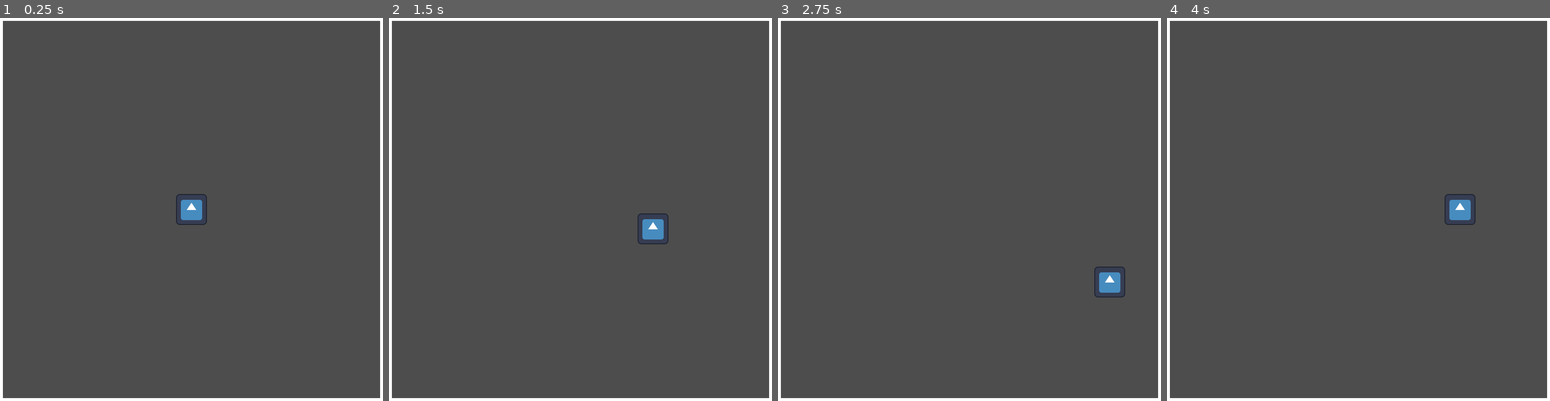
Above: before the commit, frames 1-4 (left to right).
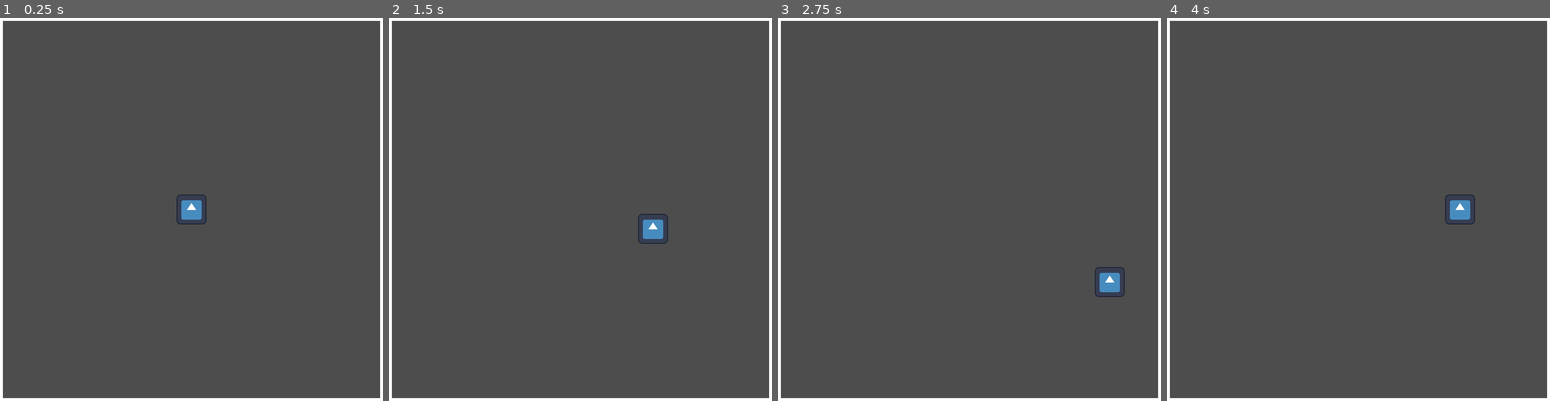
Above: after the commit, the same moments.

Repository: secretly2midgets/frenjam_2025
Game: Godot game, scene res://levels/test_level.tscn
The game is run twice, just before and just after one commit, with the same random seed, the same clock (stepped at 60 frames per second) and the same inputs. The engine's default icon, where the game draws it, is replaced by a stand-in: a white triangle on a blue panel in a dark square.
Inputs:
- Up to frame 1 (0.25 s): no input
- Up to frame 2 (1.5 s): tap Enter at 0.5 s; hold D (move_right) 0.53-1.28 s; hold S (move_down) from 1.28 s (still down)
- Up to frame 3 (2.75 s): release S (move_down) at 2.03 s; hold D (move_right) from 2.03 s (still down)
- Up to frame 4 (4 s): release D (move_right) at 2.78 s; hold W (move_up) 2.78-3.53 s; hold A (move_left) from 3.53 s (still down)

The runs differ from the first frame. In frame 1, 0.1% of the frame differs, in the area x 45-55%, y 45-55%; in frame 2, 0.1%; in frame 3, 0.1%; in frame 4, 0.1%.

Commit message:
Made it so continuous firing works  - fire_rate is a parameter of the player that controls how fast bullets are shot    modify it by powerups and stuff to change that  - Also fixed a bug where bullets spawned too close to player so player was getting bounced backwards

Diff:
--- a/levels/test_level.tscn
+++ b/levels/test_level.tscn
@@ -7,6 +7,7 @@
 
 [node name="player" parent="." instance=ExtResource("1_46lwt")]
 position = Vector2(400, 400)
+scale = Vector2(3, 3)
 
 [node name="walls" type="Node" parent="."]
 
--- a/mobs/bullet/bullet.gd
+++ b/mobs/bullet/bullet.gd
@@ -2,8 +2,8 @@
 
 @export var speed = 800
 
-func start(in_position: Vector2, in_direction: Vector2) -> void:
-	position = in_position + 50*in_direction
+func start(in_position: Vector2, in_direction: Vector2, offset: float) -> void:
+	position = in_position + offset*in_direction
 	velocity = speed*in_direction
 
 func _physics_process(delta: float) -> void:
--- a/mobs/player/player.gd
+++ b/mobs/player/player.gd
@@ -2,11 +2,16 @@
 
 @export var move_speed = 200
 var Bullet = preload("res://mobs/bullet/bullet.tscn")
+var fire_rate: float = 0.1 # number of seconds between bullets
+var last_shot: float = 0.0
 
 func shoot(shoot_direction: Vector2) -> void:
-	var b = Bullet.instantiate()
-	b.start(global_position, shoot_direction)
-	get_tree().root.add_child(b)
+	var current_time := Time.get_unix_time_from_system()
+	if current_time - last_shot > fire_rate:
+		var b = Bullet.instantiate()
+		b.start(global_position, shoot_direction, 50*(abs(shoot_direction.x) + abs(shoot_direction.y)))
+		get_tree().root.add_child(b)
+		last_shot = current_time
 
 func get_input() -> void:
 	var input_direction: Vector2 = Input.get_vector("move_left","move_right","move_up","move_down")
--- a/mobs/player/player.tscn
+++ b/mobs/player/player.tscn
@@ -9,9 +9,8 @@
 script = ExtResource("1_onrkg")
 
 [node name="Sprite2D" type="Sprite2D" parent="."]
-scale = Vector2(0.5, 0.5)
+scale = Vector2(0.16, 0.16)
 texture = ExtResource("2_i3pqv")
 
 [node name="CollisionShape2D" type="CollisionShape2D" parent="."]
-scale = Vector2(3, 3)
 shape = SubResource("RectangleShape2D_onrkg")
